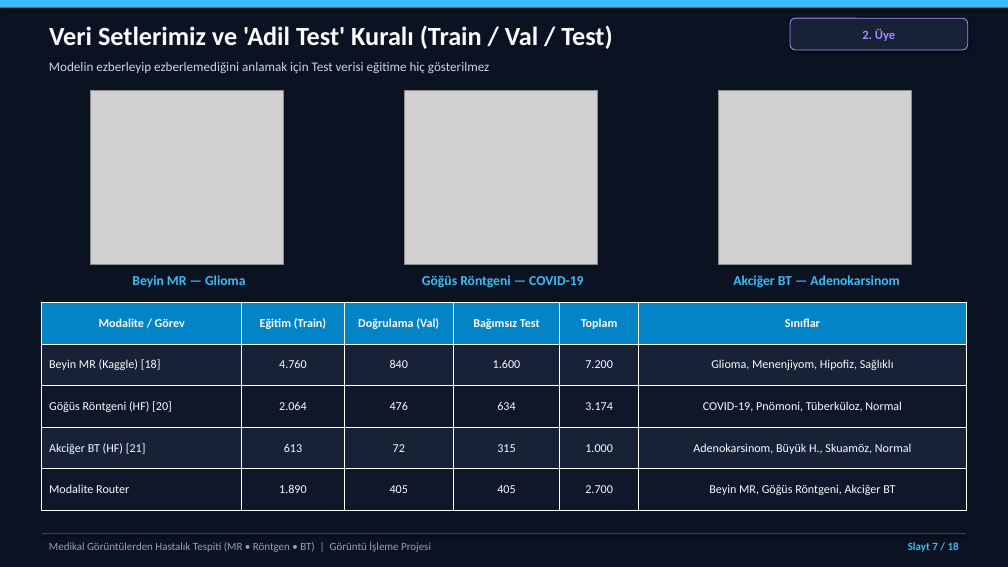
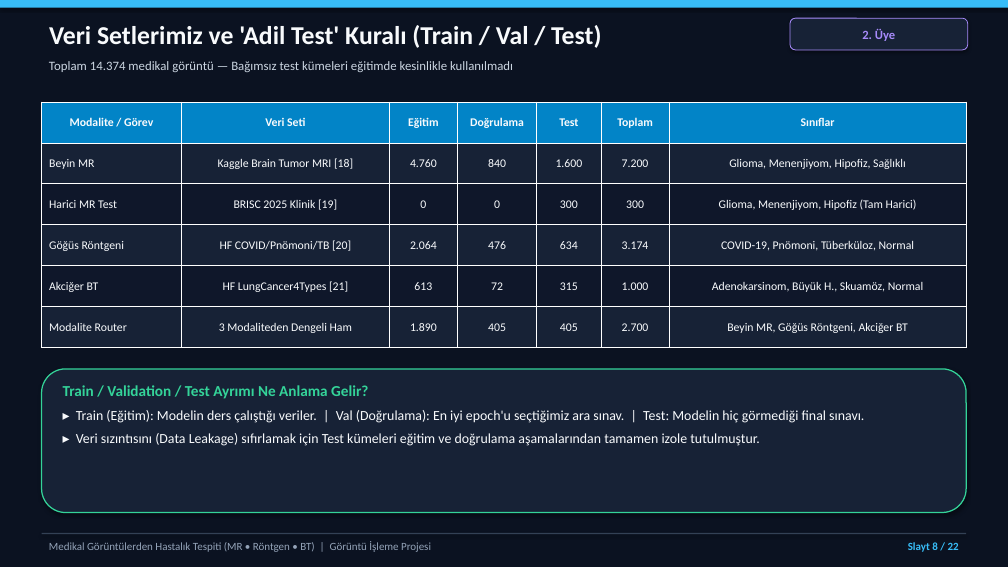
Before and after one commit to berkay01akin/medeical_disase_dedect, a slide deck: slide 8 of docs/Sunum_Medikal_Goruntu_Tespiti.pptx (slide 7 before the commit). Drawn at 1008x567 pixels with LibreOffice and Linux fonts; fonts in the diff are those of the drawing; grey boxes stand for pictures. Boxes give left, top, right and bottom in pixels: in the first picture for what was removed or moved away, otherwise in the second. Text is boxed around its words. In the diff, an @@ line names an element or a change of style, - is before the commit and + after.

```diff
--- a/docs/Sunum_Medikal_Goruntu_Tespiti.pptx
+++ b/docs/Sunum_Medikal_Goruntu_Tespiti.pptx
@@ text "Veri Setlerimiz ve 'Adil Test' ..." at bbox=[49, 25, 601, 48]: size 25 to 24.5 pt @@
@@ text at bbox=[49, 61, 513, 72]: text changed; size 12.5 to 12.2 pt @@
-Modelin ezberleyip ezberlemediğini anlamak için Test verisi eğitime hiç gösterilmez
+Toplam 14.374 medikal görüntü — Bağımsız test kümeleri eğitimde kesinlikle kullanılmadı
@@ table at bbox=[42, 102, 966, 348] @@
-Modalite / Görev | Eğitim (Train) | Doğrulama (Val) | Bağımsız Test | Toplam | Sınıflar
-Beyin MR (Kaggle) [18] | 4.760 | 840 | 1.600 | 7.200 | Glioma, Menenjiyom, Hipofiz, Sağlıklı
-Göğüs Röntgeni (HF) [20] | 2.064 | 476 | 634 | 3.174 | COVID-19, Pnömoni, Tüberküloz, Normal
-Akciğer BT (HF) [21] | 613 | 72 | 315 | 1.000 | Adenokarsinom, Büyük H., Skuamöz, Normal
-Modalite Router | 1.890 | 405 | 405 | 2.700 | Beyin MR, Göğüs Röntgeni, Akciğer BT
+Modalite / Görev | Veri Seti | Eğitim | Doğrulama | Test | Toplam | Sınıflar
+Beyin MR | Kaggle Brain Tumor MRI [18] | 4.760 | 840 | 1.600 | 7.200 | Glioma, Menenjiyom, Hipofiz, Sağlıklı
+Harici MR Test | BRISC 2025 Klinik [19] | 0 | 0 | 300 | 300 | Glioma, Menenjiyom, Hipofiz (Tam Harici)
+Göğüs Röntgeni | HF COVID/Pnömoni/TB [20] | 2.064 | 476 | 634 | 3.174 | COVID-19, Pnömoni, Tüberküloz, Normal
+Akciğer BT | HF LungCancer4Types [21] | 613 | 72 | 315 | 1.000 | Adenokarsinom, Büyük H., Skuamöz, Normal
+Modalite Router | 3 Modaliteden Dengeli Ham | 1.890 | 405 | 405 | 2.700 | Beyin MR, Göğüs Röntgeni, Akciğer BT
@@ table: place and size @@
-table at bbox=[42, 302, 966, 510]
+table at bbox=[42, 102, 966, 348]
@@ picture removed at bbox=[91, 91, 284, 265] @@
@@ picture removed at bbox=[405, 91, 597, 265] @@
@@ picture removed at bbox=[718, 91, 911, 265] @@
@@ text removed at bbox=[132, 275, 245, 287] @@
-Beyin MR — Glioma
@@ text removed at bbox=[422, 275, 583, 288] @@
-Göğüs Röntgeni — COVID-19
@@ text removed at bbox=[733, 275, 899, 288] @@
-Akciğer BT — Adenokarsinom
@@ rounded rectangle added at bbox=[42, 369, 966, 513], fill #172236, outline #34D399 1.2 pt @@
@@ text added at bbox=[63, 385, 864, 446], 13.2 pt, text #F8FAFC @@
+Train / Validation / Test Ayrımı Ne Anlama Gelir?
+▸ Train (Eğitim): Modelin ders çalıştığı veriler. | Val (Doğrulama): En iyi epoch'u seçtiğimiz ara sınav. | Test: Modelin hiç görmediği final sınavı.
+▸ Veri sızıntısını (Data Leakage) sıfırlamak için Test kümeleri eğitim ve doğrulama aşamalarından tamamen izole tutulmuştur.
@@ text at bbox=[908, 542, 959, 552]: text changed @@
-Slayt 7 / 18
+Slayt 8 / 22
```
Also in this commit, not shown: 15 other slides changed, 6 slides added, 2 slides removed, 6 other files.
